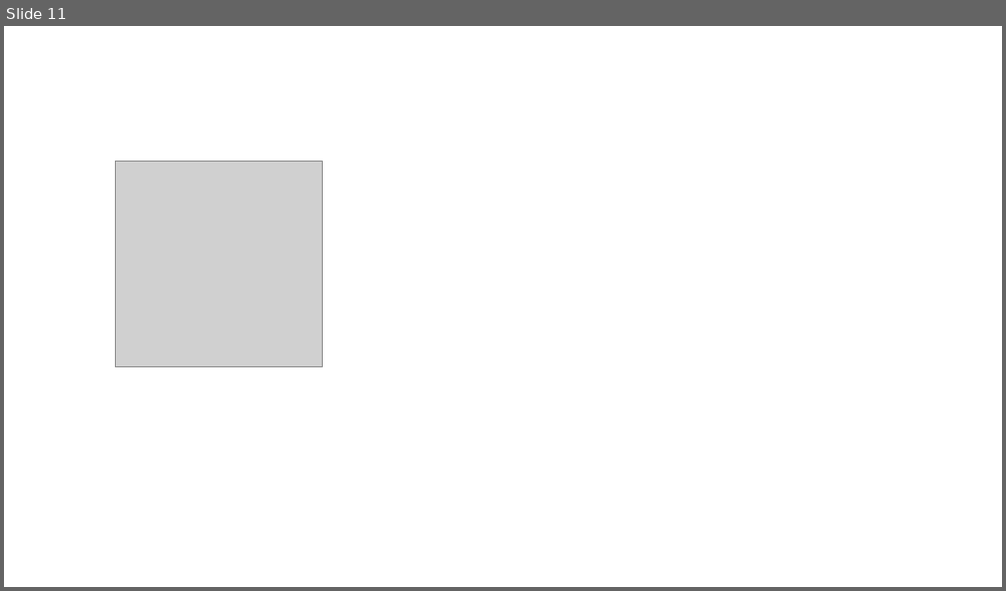
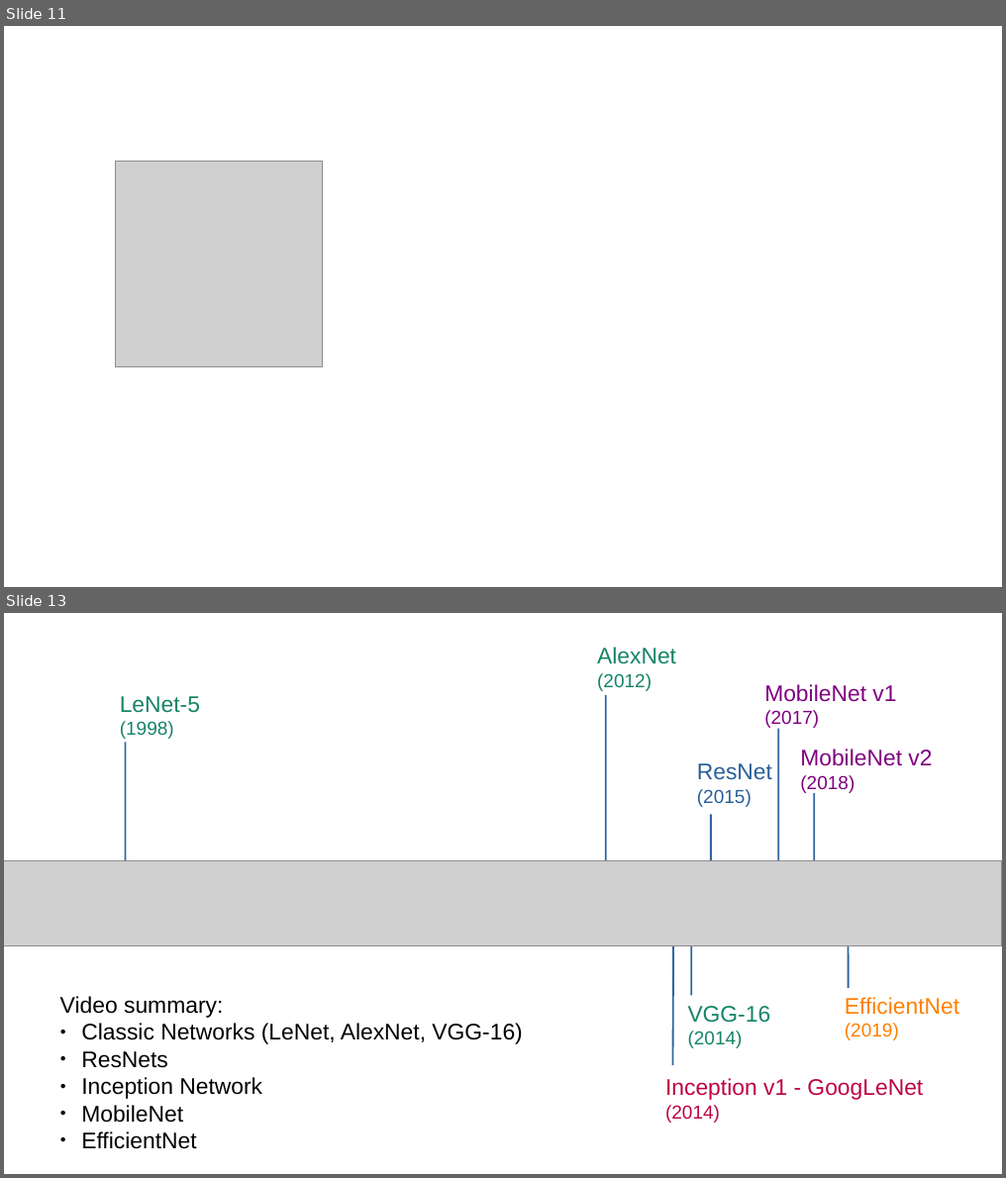
Before and after one commit to mauvaisetroupe/deep-learning-specialization-coursera, a slide deck: c4-convolutional-neural-netowrks/reorganized-demo.odp. Shown one above the other, each under a label of ours: slide 11 before the commit, slides 11 and 13 after it; the slides between them are not shown. The pictures are 1006x591 and 1006x1178 pixels, drawn with LibreOffice and Linux fonts; fonts in the diff are those of the drawing; grey boxes stand for pictures; background and template pictures are left out. Boxes give left, top, right and bottom in pixels: in the first picture for what was removed or moved away, otherwise in the second. Text is boxed around its words. In the diff, an @@ line names an element or a change of style, - is before the commit and + after.

```diff
--- a/c4-convolutional-neural-netowrks/reorganized-demo.odp
+++ b/c4-convolutional-neural-netowrks/reorganized-demo.odp
@@ slide 13 added at [4, 613, 1002, 1174], background #FFFFFF @@
@@ text added at [597, 647, 676, 691], 18 pt, text #158466 @@
+AlexNet
+(2012)
@@ text added at [120, 696, 200, 739], 18 pt, text #158466 @@
+LeNet-5
+(1998)
@@ line added from (606, 695) to (606, 882), #3465A4 1.45 pt @@
@@ text added at [764, 684, 896, 729], 18 pt, text #800080 @@
+MobileNet v1
+(2017)
@@ line added from (779, 728) to (779, 894), #3465A4 1.45 pt @@
@@ line added from (126, 743) to (126, 881), #3465A4 1.45 pt @@
@@ text added at [800, 749, 932, 793], 18 pt, text #800080 @@
+MobileNet v2
+(2018)
@@ text added at [697, 763, 772, 807], 18 pt, text #2A6099 @@
+ResNet
+(2015)
@@ line added from (711, 814) to (711, 929), #3465A4 1.45 pt @@
@@ line added from (815, 793) to (815, 873), #3465A4 1.45 pt @@
@@ picture added at [4, 861, 1002, 947] @@
@@ line added from (674, 926) to (673, 1065), #3465A4 1.45 pt @@
@@ line added from (691, 924) to (691, 996), #3465A4 1.45 pt @@
@@ line added from (848, 916) to (848, 988), #3465A4 1.45 pt @@
@@ text added at [60, 996, 522, 1150], 18 pt, text #000000 @@
+Video summary:
+● Classic Networks (LeNet, AlexNet, VGG-16)
+● ResNets
+● Inception Network
+● MobileNet
+● EfficientNet
@@ text added at [845, 997, 959, 1041], 18 pt, text #FF8000 @@
+EfficientNet
+(2019)
@@ text added at [688, 1006, 771, 1049], 18 pt, text #158466 @@
+VGG-16
+(2014)
@@ text added at [665, 1078, 923, 1123], 18 pt, text #BF0041 @@
+Inception v1 - GoogLeNet
+(2014)
```
Also in this commit, not shown: 1 other slide added, 1 other file.
